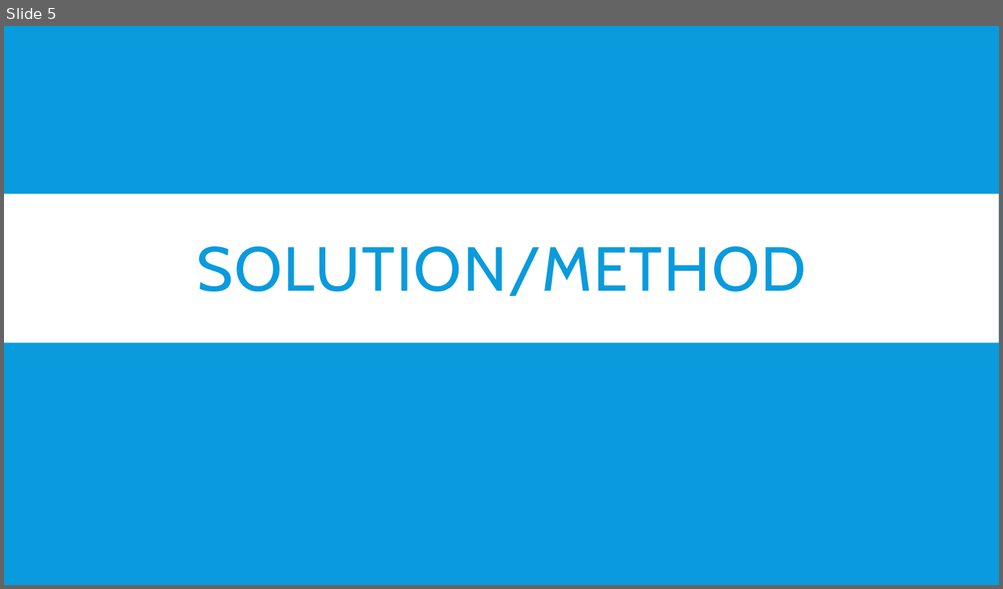
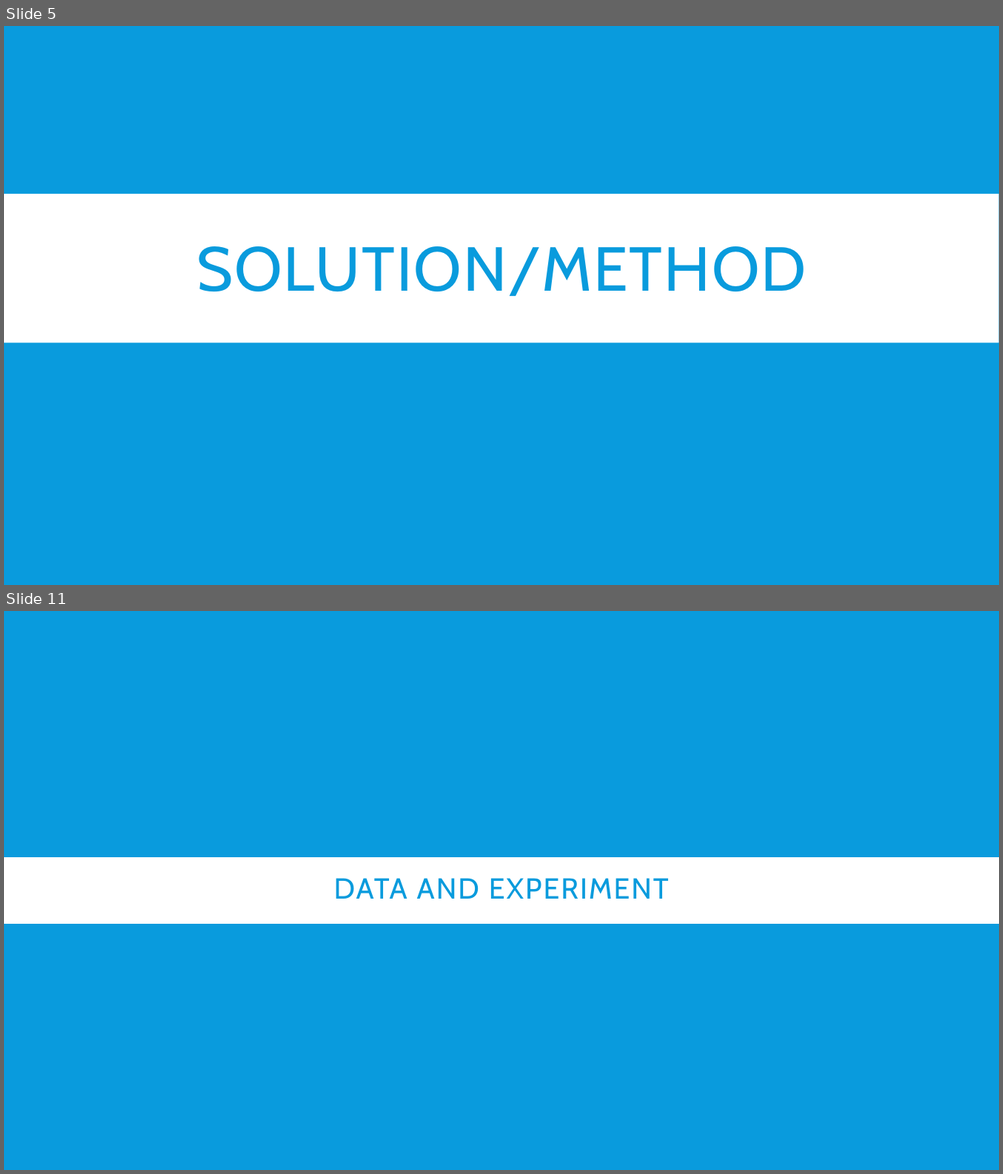
Before and after one commit to mitresh95/ImpactOfCrimeOnHousing, a slide deck: Presentation.pptx. Shown one above the other, each under a label of ours: slide 5 before the commit, slides 5 and 11 after it; the slides between them are not shown. The pictures are 1003x589 and 1003x1174 pixels, drawn with LibreOffice and Linux fonts; fonts in the diff are those of the drawing. Boxes give left, top, right and bottom in pixels: in the first picture for what was removed or moved away, otherwise in the second. Text is boxed around its words. In the diff, an @@ line names an element or a change of style, - is before the commit and + after.

```diff
--- a/Presentation.pptx
+++ b/Presentation.pptx
@@ slide 11 added at (4, 611, 999, 1170), background #099BDD @@
@@ rectangle added at (4, 625, 999, 760), fill #FFFFFF @@
@@ rectangle added at (4, 611, 999, 1170), fill #099BDD @@
@@ rectangle added at (4, 779, 999, 928), fill #FFFFFF @@
@@ rectangle added at (4, 857, 999, 923), fill #FFFFFF @@
@@ title added at (334, 878, 669, 899), 28 pt, text #099BDD @@
+DATA AND EXPERIMENT
```
Also in this commit, not shown: 10 other slides added.
